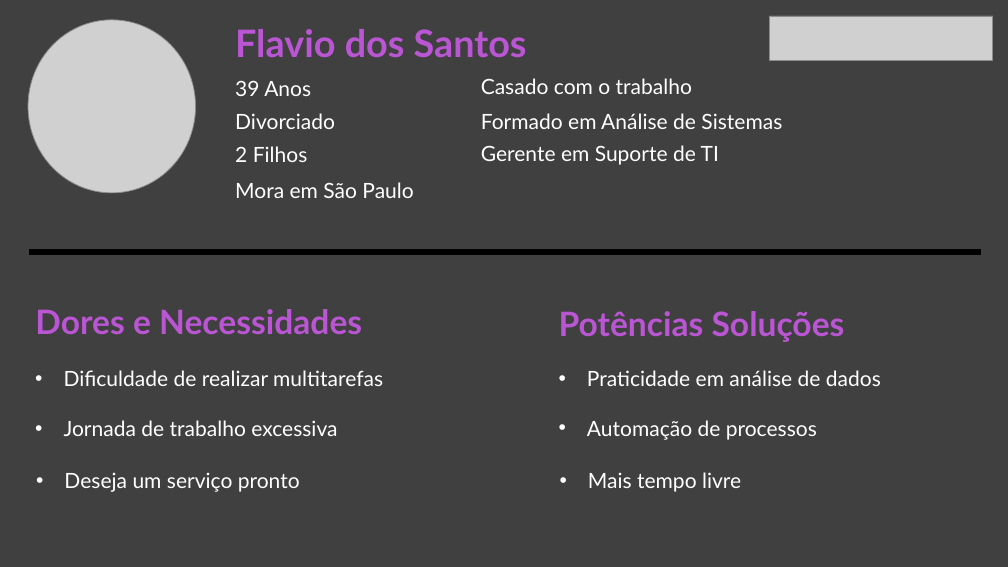
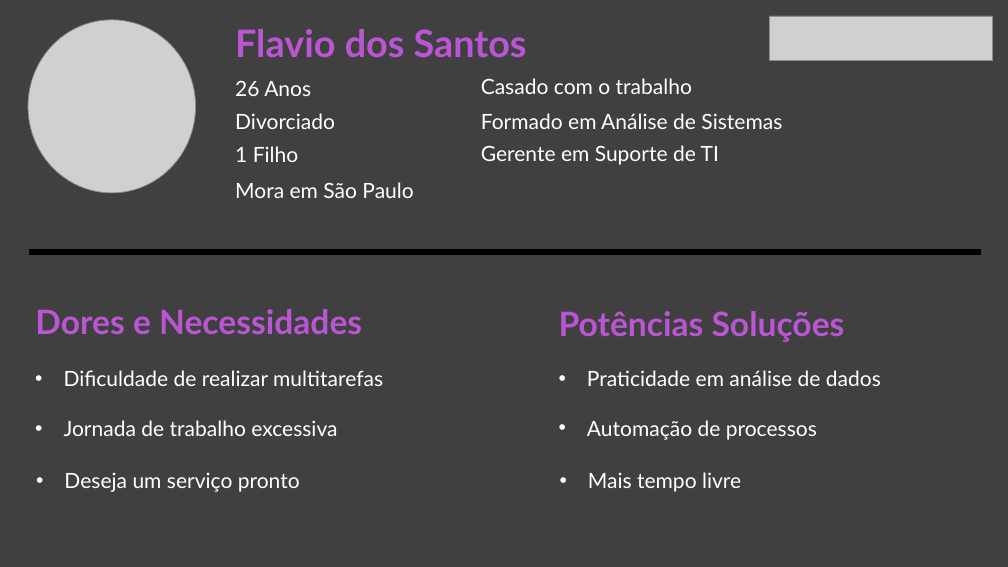
Before and after one commit to BandTec/CrasDefault-Grupo8, a slide deck: slide 4 of documentos/Apresentação.pptx (slide 3 before the commit). Drawn at 1008x567 pixels with LibreOffice and Linux fonts; fonts in the diff are those of the drawing; grey boxes stand for pictures. Boxes give left, top, right and bottom in pixels: in the first picture for what was removed or moved away, otherwise in the second. Text is boxed around its words. In the diff, an @@ line names an element or a change of style, - is before the commit and + after.

```diff
--- a/documentos/Apresentação.pptx
+++ b/documentos/Apresentação.pptx
@@ text at box(235, 81, 311, 96): text changed @@
-39 Anos
+26 Anos
@@ text at box(235, 146, 298, 162): text changed @@
-2 Filhos
+1 Filho
```
Also in this commit, not shown: 3 other slides changed, 1 slide added.
